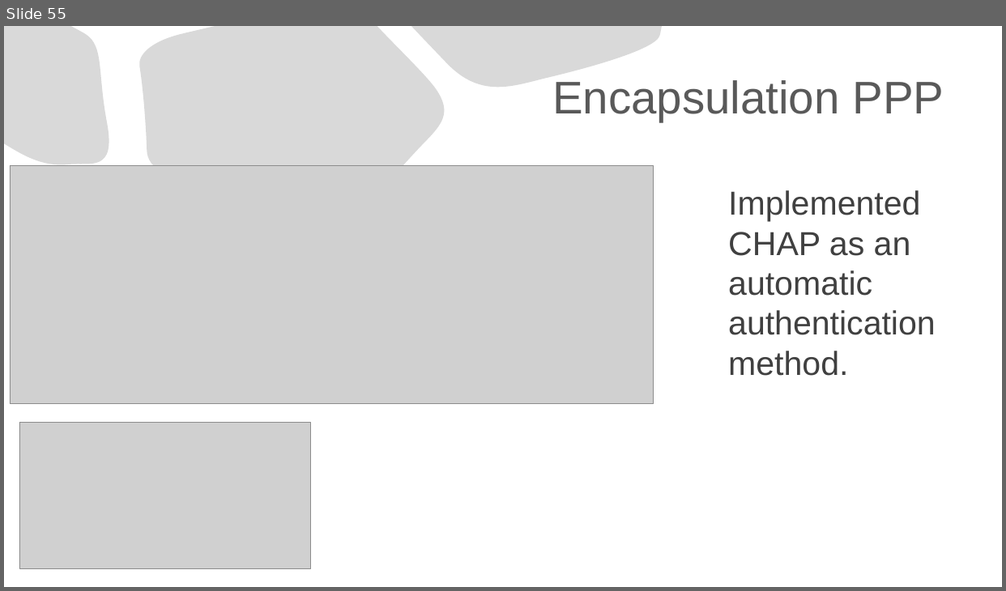
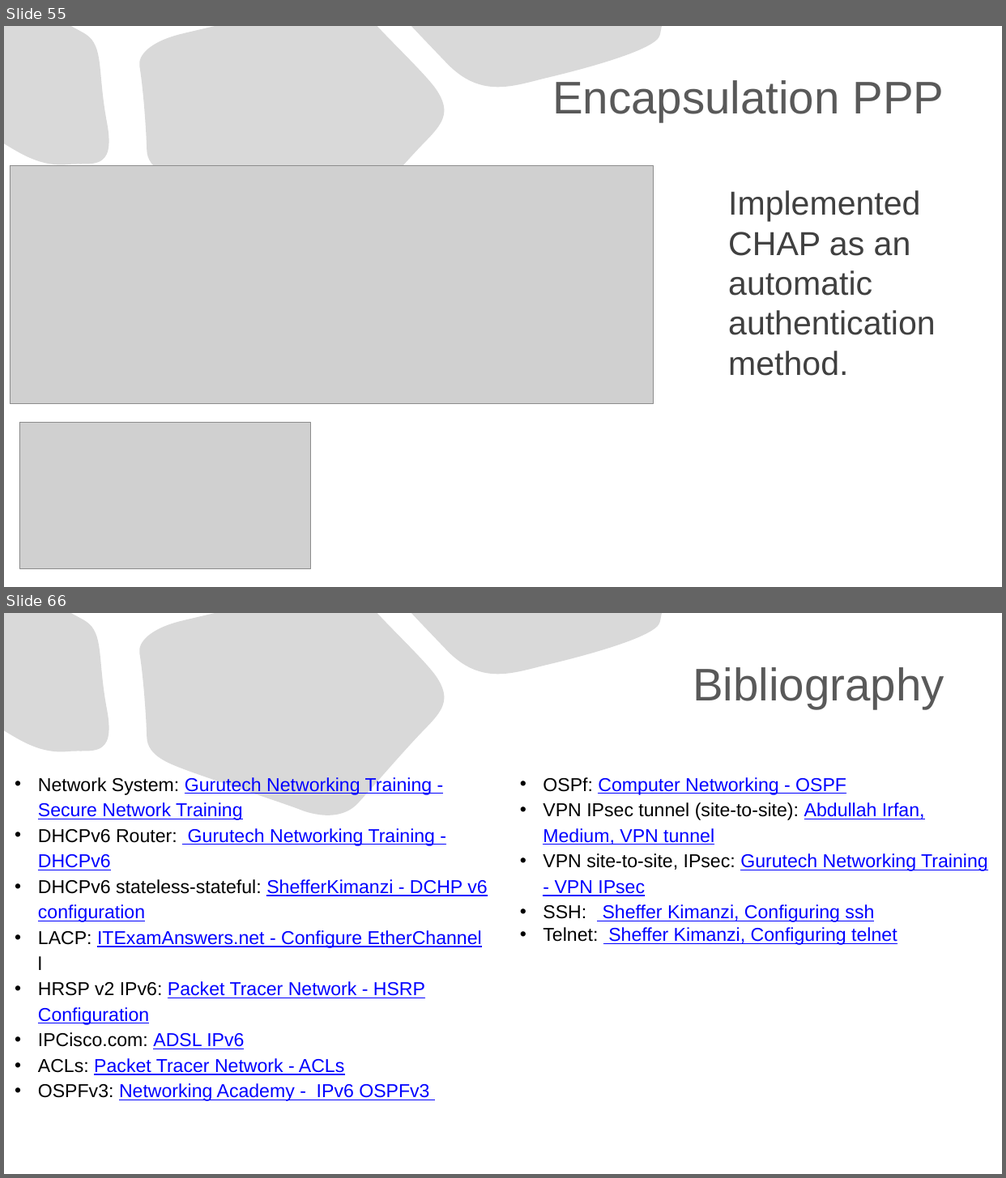
Before and after one commit to Advanced-Diploma-of-IT-Tel-Network-Eng/Assessments, a slide deck: TERM1-BLOCK1/2-ICTNWK541-Configure_Verify_Troubleshoot_WAN_links-IP_services/Assessmet_Task2/Task2/ICTNWK541 Assessment task.pptx. Shown one above the other, each under a label of ours: slide 55 before the commit, slides 55 and 66 after it; the slides between them are not shown. The pictures are 1006x591 and 1006x1178 pixels, drawn with LibreOffice and Linux fonts; fonts in the diff are those of the drawing; grey boxes stand for pictures. Boxes give left, top, right and bottom in pixels: in the first picture for what was removed or moved away, otherwise in the second. Text is boxed around its words. In the diff, an @@ line names an element or a change of style, - is before the commit and + after.

Commit message:
presentation done

```diff
--- a/TERM1-BLOCK1/2-ICTNWK541-Configure_Verify_Troubleshoot_WAN_links-IP_services/Assessmet_Task2/Task2/ICTNWK541 Assessment task.pptx
+++ b/TERM1-BLOCK1/2-ICTNWK541-Configure_Verify_Troubleshoot_WAN_links-IP_services/Assessmet_Task2/Task2/ICTNWK541 Assessment task.pptx
@@ slide 66 added at bbox=[4, 613, 1002, 1174], background #FFFFFF; not listed: 3 template elements that a slide beside it also shows @@
@@ title added at bbox=[692, 667, 944, 709], 44 pt, text #595959 @@
+Bibliography
@@ text added at bbox=[38, 777, 988, 1101], 18 pt, text #0000FF, underline @@
+• Network System: Gurutech Networking Training - Secure Network Training
+• DHCPv6 Router: Gurutech Networking Training - DHCPv6
+• DHCPv6 stateless-stateful: ShefferKimanzi - DCHP v6 configuration
+• LACP: ITExamAnswers.net - Configure EtherChannel l
+• HRSP v2 IPv6: Packet Tracer Network - HSRP Configuration
+• IPCisco.com: ADSL IPv6
+• ACLs: Packet Tracer Network - ACLs
+• OSPFv3: Networking Academy - IPv6 OSPFv3
+• OSPf: Computer Networking - OSPF
+• VPN IPsec tunnel (site-to-site): Abdullah Irfan, Medium, VPN tunnel
+• VPN site-to-site, IPsec: Gurutech Networking Training - VPN IPsec
+• SSH: Sheffer Kimanzi, Configuring ssh
+• Telnet: Sheffer Kimanzi, Configuring telnet
```
Also in this commit, not shown: 10 other slides added.
